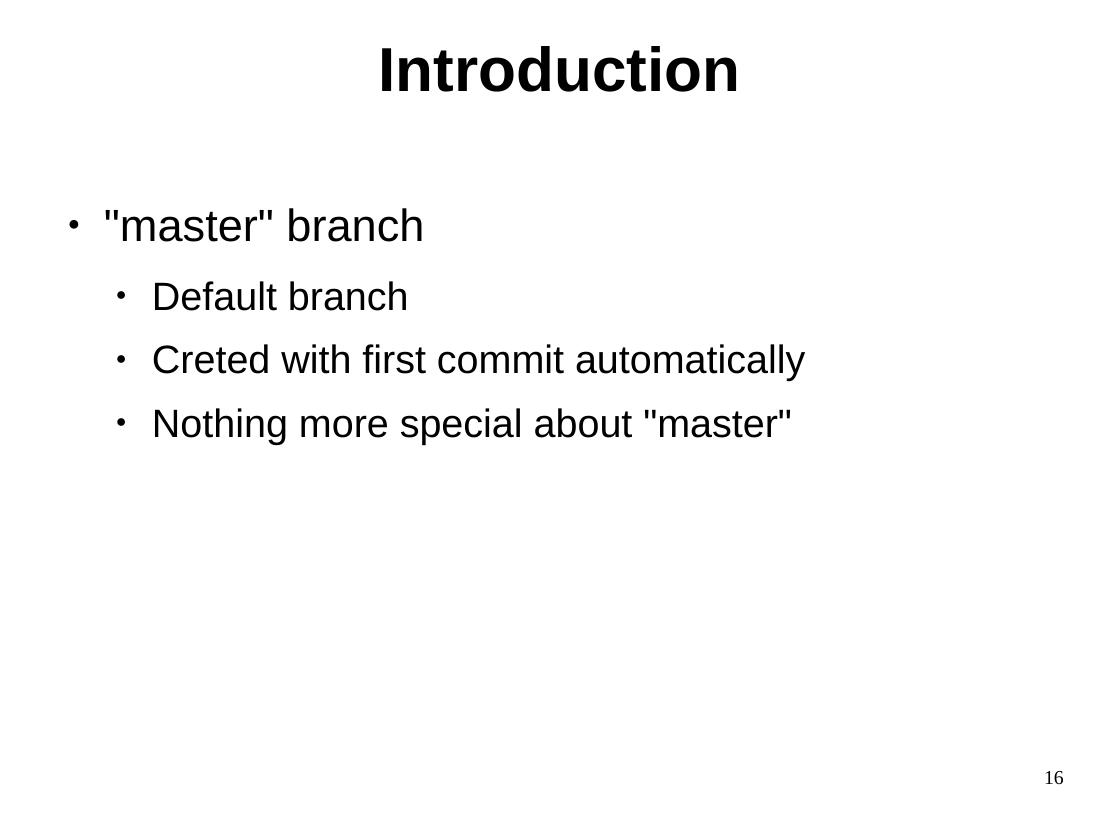
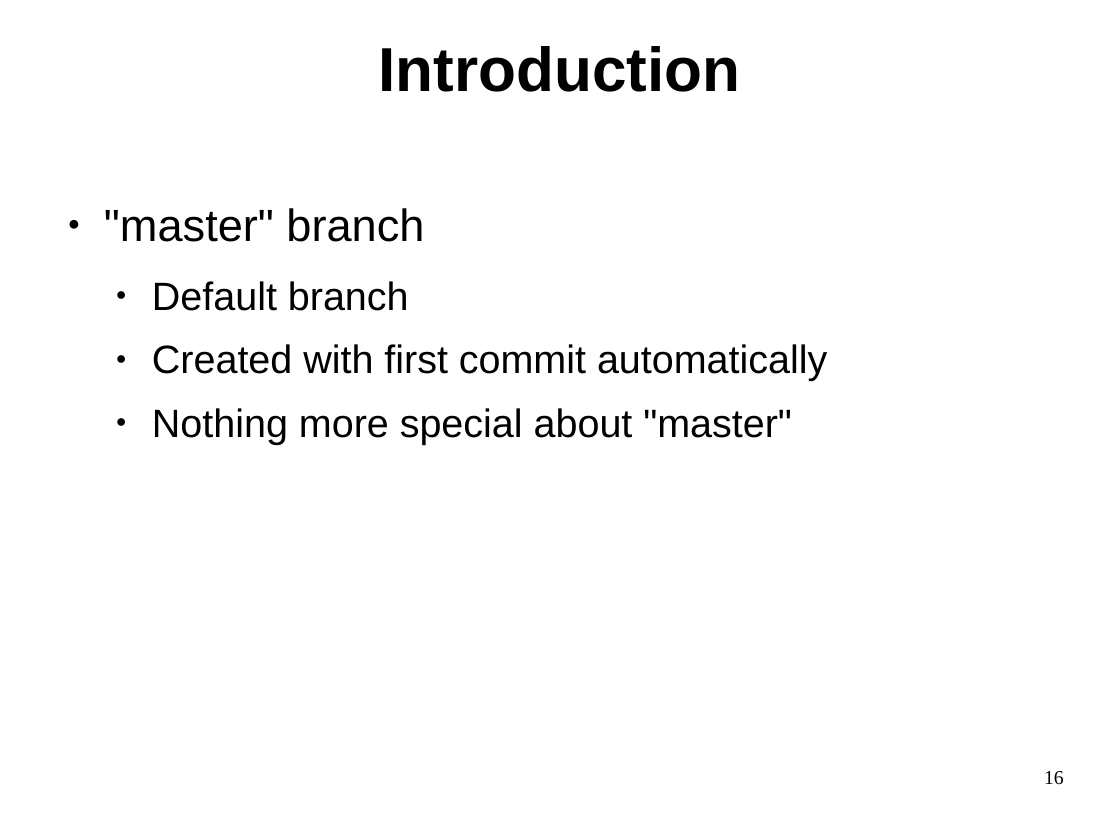
Before and after one commit to philpackmohr/git-paper, a slide deck: slide 16 of git-presentation.odp. Drawn at 1120x840 pixels with LibreOffice and Linux fonts; fonts in the diff are those of the drawing. Boxes give left, top, right and bottom in pixels: in the first picture for what was removed or moved away, otherwise in the second. Text is boxed around its words. In the diff, an @@ line names an element or a change of style, - is before the commit and + after.

```diff
--- a/git-presentation.odp
+++ b/git-presentation.odp
@@ text at <box>152,344,827,381</box>: text changed @@
-  ● Creted with first commit automatically
+  ● Created with first commit automatically
```
Also in this commit, not shown: 1 other slide changed, 16 slides added, 1 other file.
